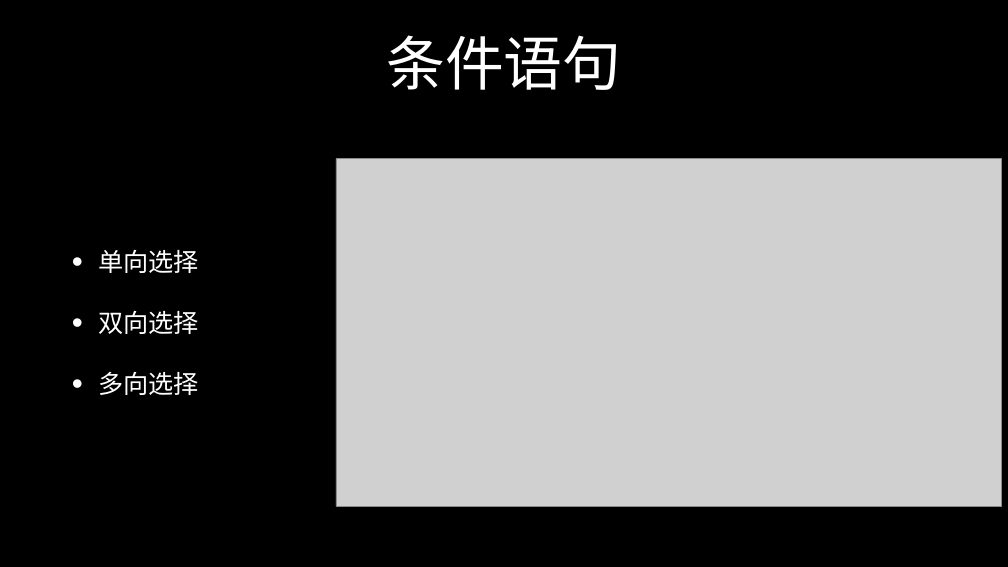
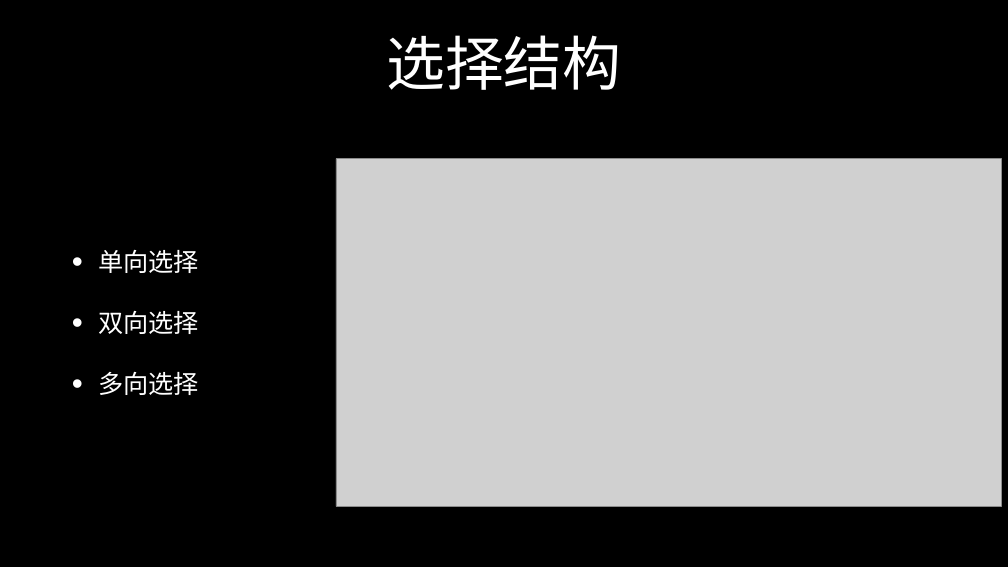
Before and after one commit to zmclass/web-study, a slide deck: slide 31 of 2019-10-28/ppt/javascript.pptx. Drawn at 1008x567 pixels with LibreOffice and Linux fonts; fonts in the diff are those of the drawing; grey boxes stand for pictures. Boxes give left, top, right and bottom in pixels: in the first picture for what was removed or moved away, otherwise in the second. Text is boxed around its words. In the diff, an @@ line names an element or a change of style, - is before the commit and + after.

Commit message:
条件语句

```diff
--- a/2019-10-28/ppt/javascript.pptx
+++ b/2019-10-28/ppt/javascript.pptx
@@ title at box(386, 35, 621, 90): text changed @@
-条件语句
+选择结构
```
Also in this commit, not shown: 5 other slides changed, 1 slide added, 10 other files.
